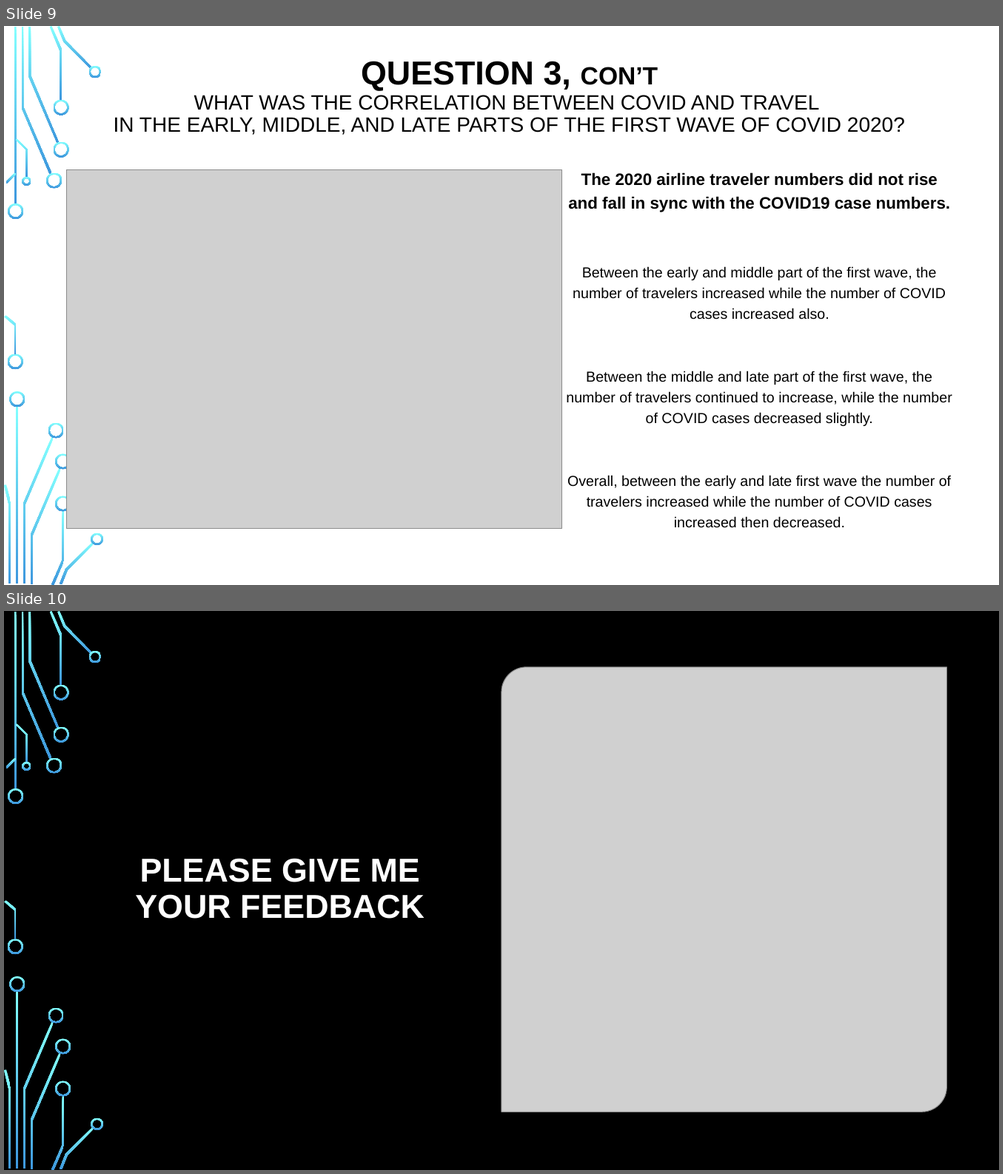
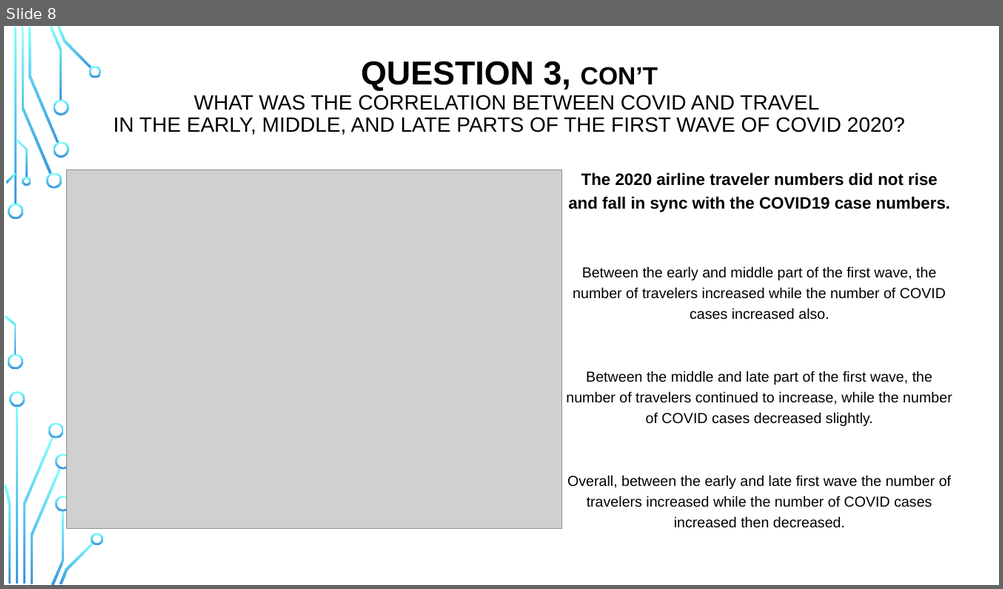
Before and after one commit to abielhammonds/COVID19_TravelStats_Project, a slide deck: COVID19_Travel_Project_Presentation.pptx. Shown one above the other, each under a label of ours: slides 9 and 10 before the commit, slide 8 after it. The pictures are 1003x1174 and 1003x589 pixels, drawn with LibreOffice and Linux fonts; fonts in the diff are those of the drawing; grey boxes stand for pictures; background and template pictures are left out. Boxes give left, top, right and bottom in pixels: in the first picture for what was removed or moved away, otherwise in the second. Text is boxed around its words. In the diff, an @@ line names an element or a change of style, - is before the commit and + after.

```diff
--- a/COVID19_Travel_Project_Presentation.pptx
+++ b/COVID19_Travel_Project_Presentation.pptx
@@ slide 10 removed at box(4, 611, 999, 1170), background picture (left out); not listed: 17 template elements that a slide beside it also shows @@
@@ rectangle removed at box(4, 611, 999, 1170) @@
@@ picture removed at box(502, 667, 947, 1113) @@
@@ title removed at box(135, 858, 424, 919) @@
-PLEASE GIVE ME YOUR FEEDBACK
@@ group removed at box(4, 611, 103, 1170): 24 freeform shapes, 2 rectangles @@
@@ what was slide 9 is now slide 8 @@
```
Also in this commit, not shown: 4 other slides removed.
